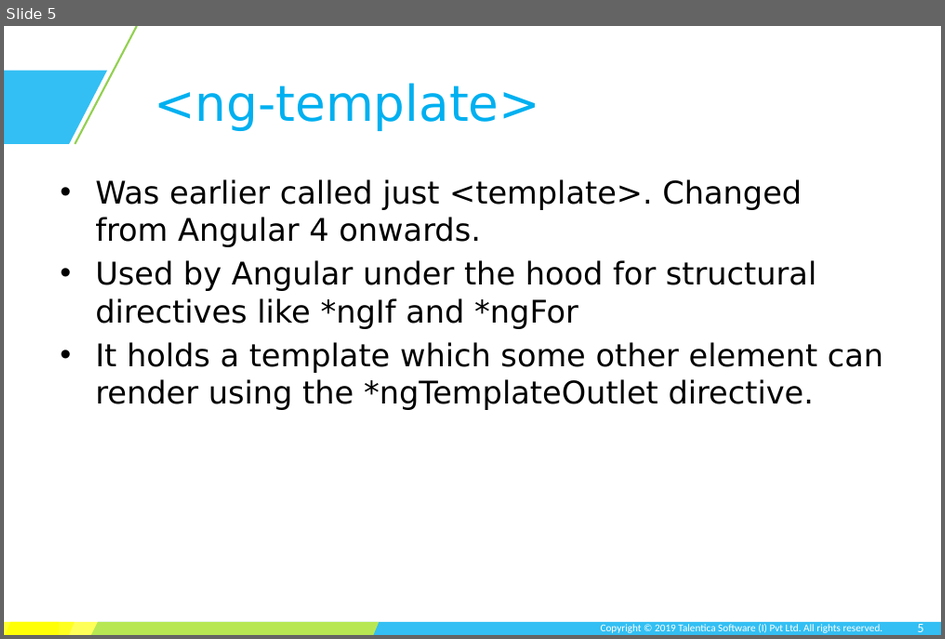
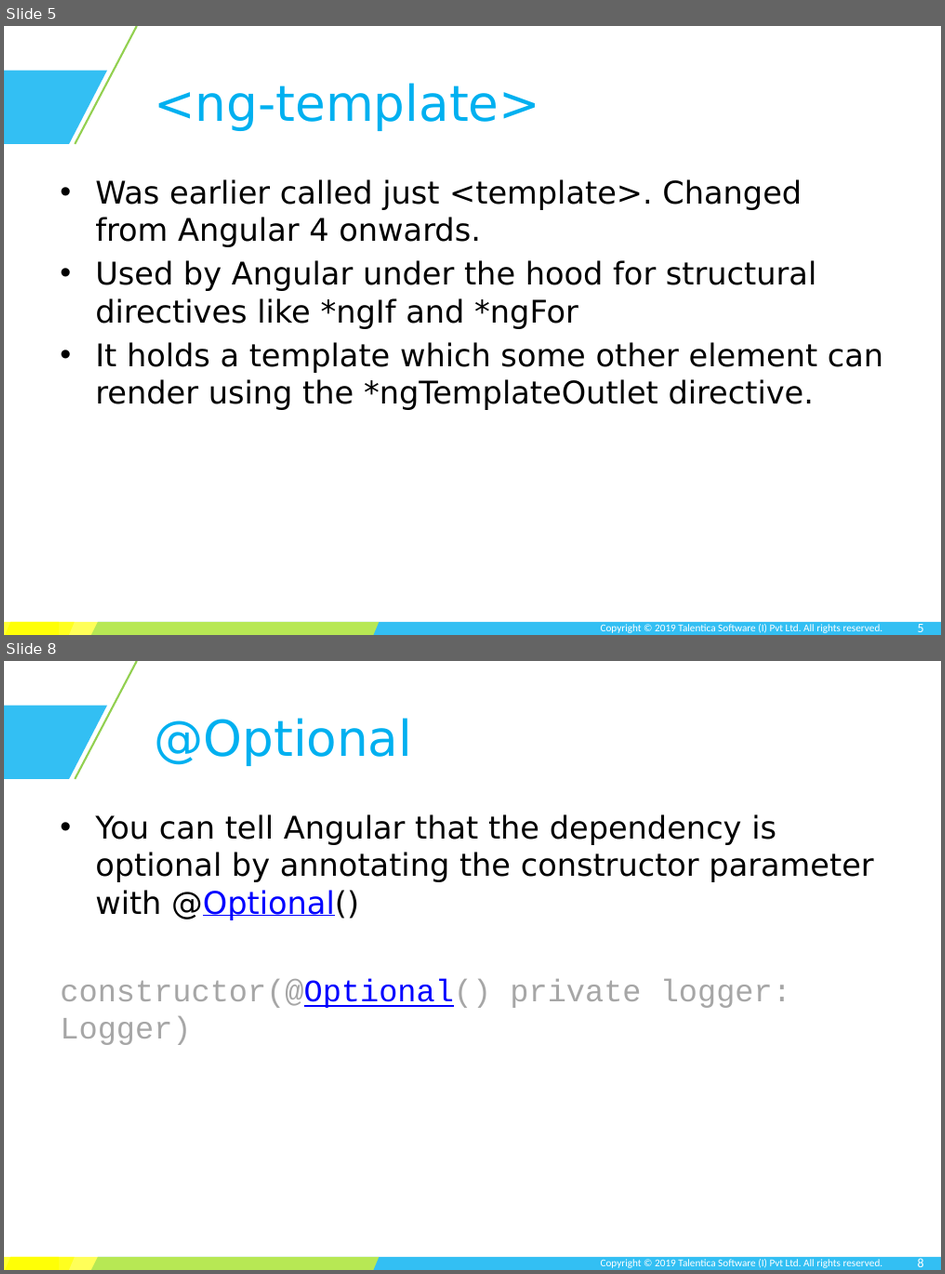
Before and after one commit to TusharRajGupt/angular-demo, a slide deck: session-7/Session 7.pptx. Shown one above the other, each under a label of ours: slide 5 before the commit, slides 5 and 8 after it; the slides between them are not shown. The pictures are 945x639 and 945x1274 pixels, drawn with LibreOffice and Linux fonts; fonts in the diff are those of the drawing; background and template pictures are left out. Boxes give left, top, right and bottom in pixels: in the first picture for what was removed or moved away, otherwise in the second. Text is boxed around its words. In the diff, an @@ line names an element or a change of style, - is before the commit and + after.

```diff
--- a/session-7/Session 7.pptx
+++ b/session-7/Session 7.pptx
@@ slide 8 added at (x1=4, y1=661, x2=941, y2=1270), background #FFFFFF; not listed: 7 template elements that a slide beside it also shows @@
@@ title added at (x1=154, y1=718, x2=412, y2=766), 38 pt, text #00B0F0 @@
+@Optional
@@ text added at (x1=60, y1=814, x2=874, y2=1045), 24 pt, text #000000 @@
+• You can tell Angular that the dependency is optional by annotating the constructor parameter with @Optional()
+constructor(@Optional() private logger: Logger)
@@ page number added at (x1=918, y1=1258, x2=925, y2=1267), 10 pt, text #FFFFFF @@
+8
```
Also in this commit, not shown: 4 other slides added, 12 other files.
